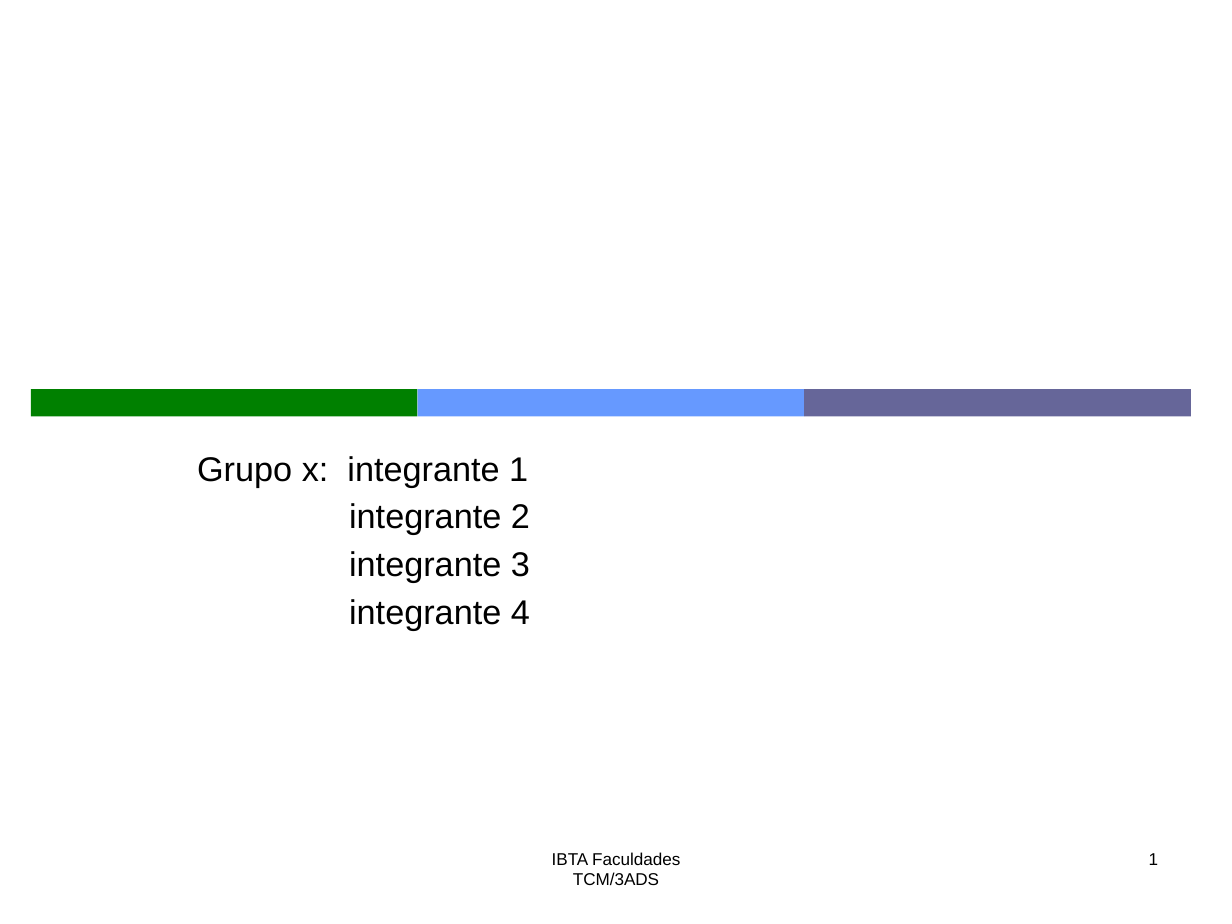
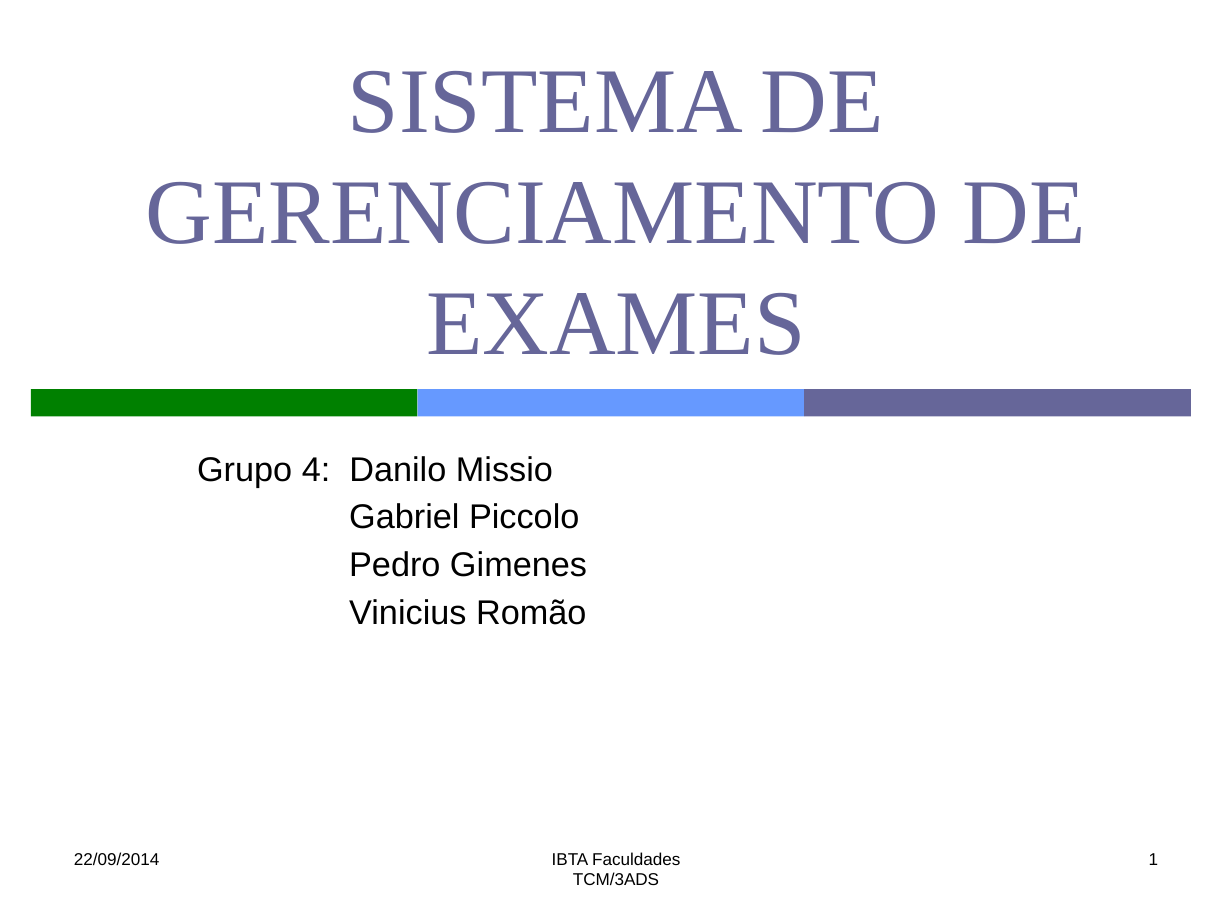
Before and after one commit to kokmz/TCCHUE, a slide deck: slide 1 of documentacao/G4_Apresentacao2sem2014.pptx. Drawn at 1232x924 pixels with LibreOffice and Linux fonts; fonts in the diff are those of the drawing. Boxes give left, top, right and bottom in pixels: in the first picture for what was removed or moved away, otherwise in the second. Text is boxed around its words. In the diff, an @@ line names an element or a change of style, - is before the commit and + after.

```diff
--- a/documentacao/G4_Apresentacao2sem2014.pptx
+++ b/documentacao/G4_Apresentacao2sem2014.pptx
@@ title added at bbox=[146, 71, 1085, 355], 54 pt, text #666699 @@
+SISTEMA DE GERENCIAMENTO DE EXAMES
@@ subtitle at bbox=[197, 456, 587, 625]: text changed @@
-Grupo x: integrante 1
-integrante 2
-integrante 3
-integrante 4
+Grupo 4: Danilo Missio
+Gabriel Piccolo
+Pedro Gimenes
+Vinicius Romão
@@ text added at bbox=[74, 852, 159, 866], 10 pt, text #000000 @@
+22/09/2014
```
Also in this commit, not shown: 3 other slides changed, 27 slides added.
